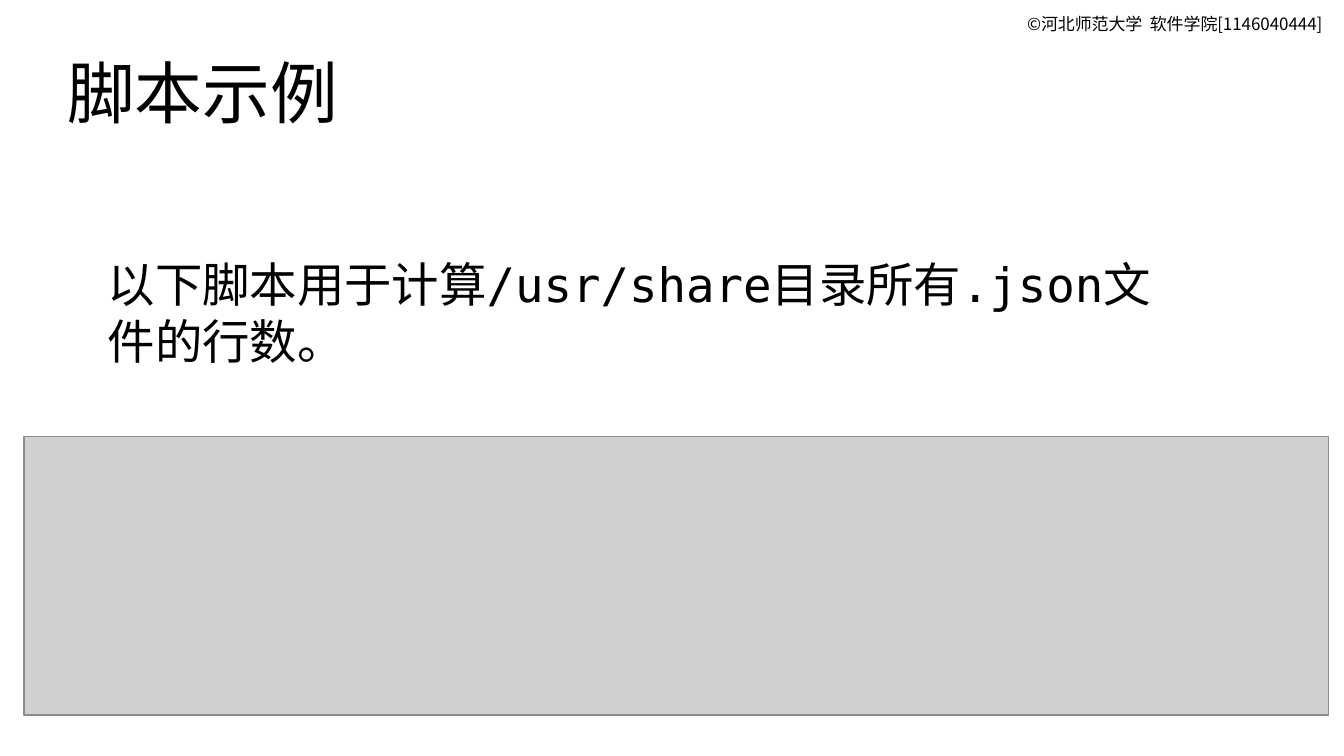
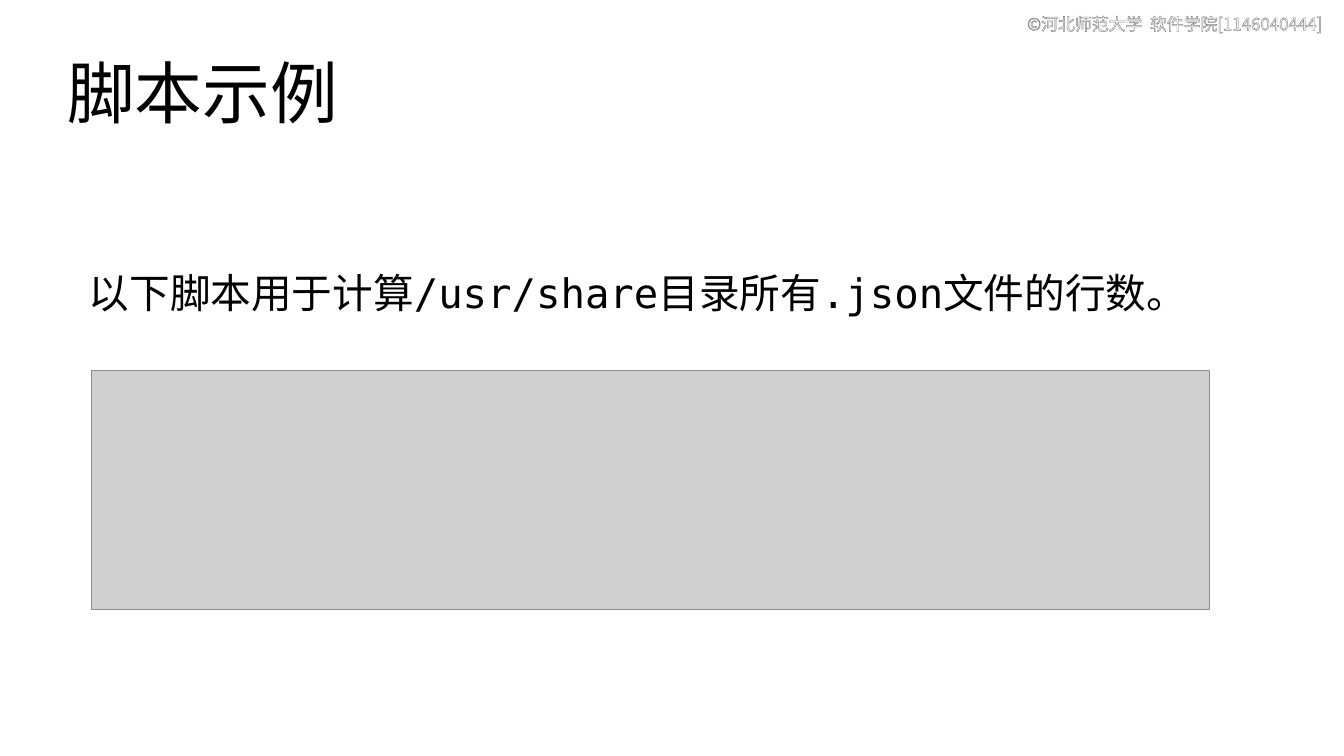
Before and after one commit to master-genius/linux-system, a slide deck: slide 21 of materials/slides/ch11-shell-script.odp (slide 19 before the commit). Drawn at 1344x756 pixels with LibreOffice and Linux fonts; fonts in the diff are those of the drawing; grey boxes stand for pictures. Boxes give left, top, right and bottom in pixels: in the first picture for what was removed or moved away, otherwise in the second. Text is boxed around its words. In the diff, an @@ line names an element or a change of style, - is before the commit and + after.

```diff
--- a/materials/slides/ch11-shell-script.odp
+++ b/materials/slides/ch11-shell-script.odp
@@ text "©河北师范大学 软件学院[1146040444]" at (x1=1027, y1=16, x2=1322, y2=34): text colour #000000 to #FFFFFF, letter outline none to #808080 0.75 pt @@
@@ text "以下脚本用于计算/usr/share目录所有.json文件的行数。" moved from (x1=108, y1=262, x2=1151, y2=363) to (x1=89, y1=273, x2=1187, y2=317) @@
@@ text "以下脚本用于计算/usr/share目录所有.json文件的行数。" at (x1=89, y1=273, x2=1187, y2=317): size 28 to 24 pt @@
@@ picture resized from (x1=24, y1=437, x2=1329, y2=715) to (x1=91, y1=371, x2=1210, y2=610) @@
```
Also in this commit, not shown: 18 other slides changed, 16 slides added, 3 other files.
